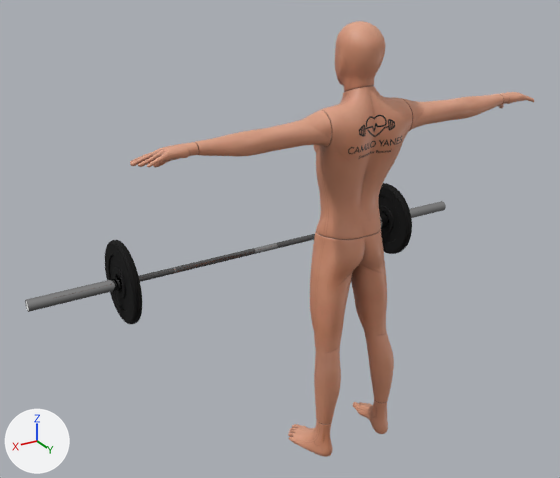
Two versions of the glTF model models/remo_barra.glb, one commit apart.
Before and after are seen from a 50 mm lens placed at (1.53, 2.25, 2.16), pointed at (-0.04, -0.36, 0.85). Every picture has the same lights, and +X, +Y and +Z are marked at lower left. Where no turn or scale is listed for an object, it has been applied to the vertices.

The first picture shows 'Barra olimpica.001', 'Mesh.001'.
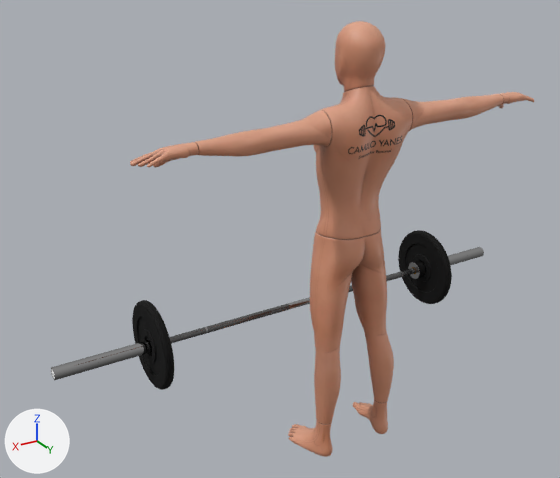
Location of each change, [x1, y1, x2, y2] in pixels of the pictures (560 x 478 px):
'Barra olimpica.001', moved: before [25, 183, 446, 324]; after [51, 230, 484, 390]

The edits, one by one:
Object 'Barra olimpica.001' (ob_barra_olimpica_001) moves from (-0.171, -0.625, 0.687) to (-0.171, -0.323, 0.535).
